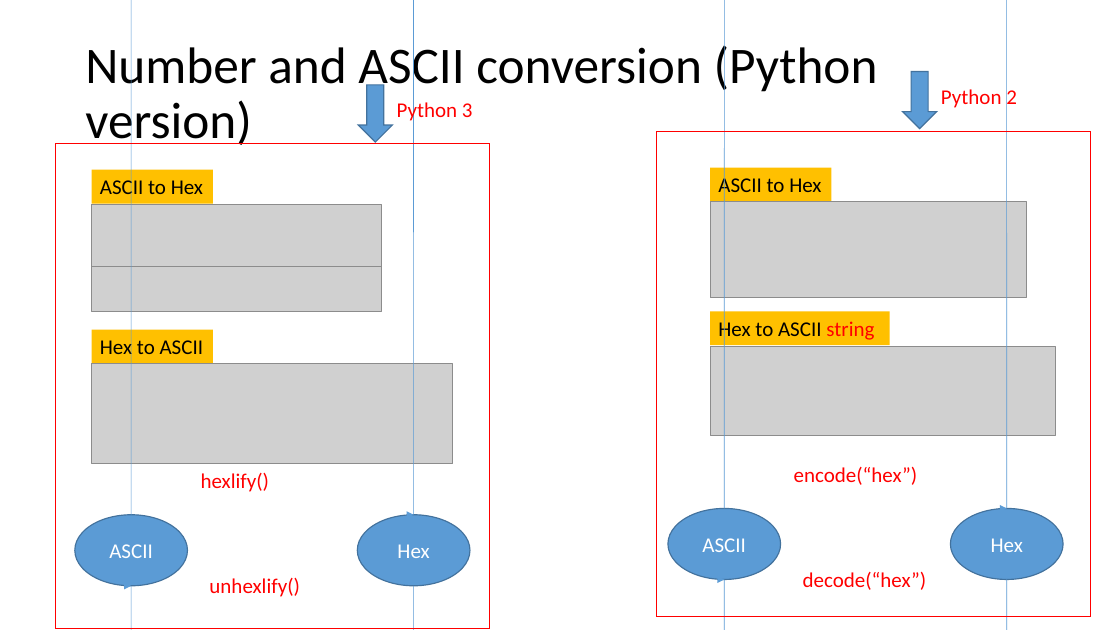
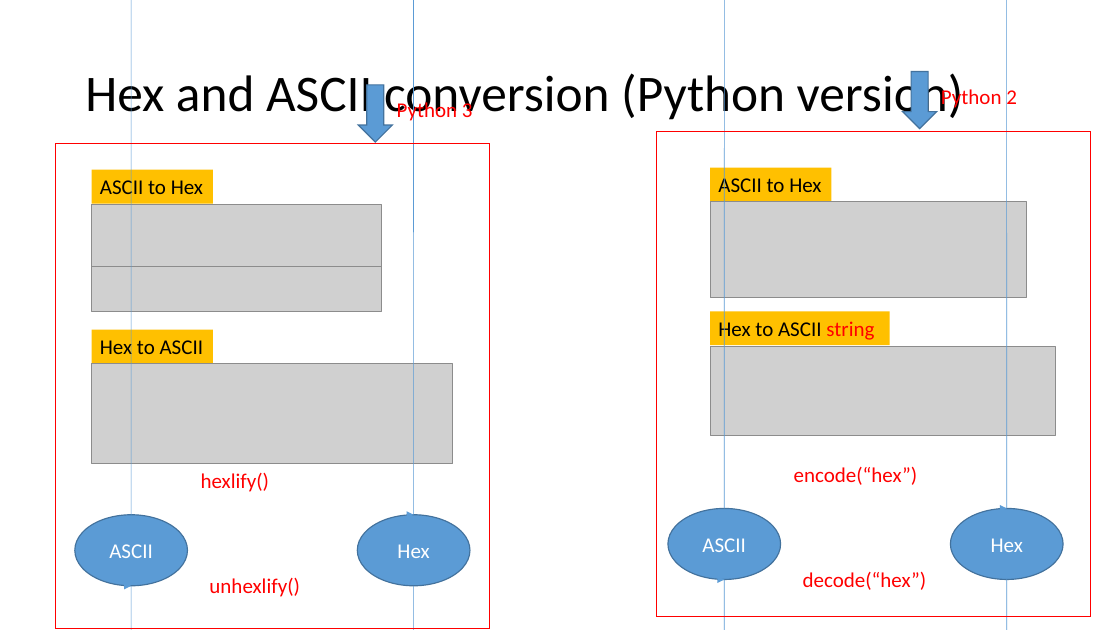
Before and after one commit to frankwxu/digital-forensics-lab, a slide deck: slide 22 of Basic_Computer_Skills_for_Forensics/0_Number_Systems.pptx. Drawn at 1120x630 pixels with LibreOffice and Linux fonts; fonts in the diff are those of the drawing; grey boxes stand for pictures; background and template pictures are left out. Boxes give left, top, right and bottom in pixels: in the first picture for what was removed or moved away, otherwise in the second. Text is boxed around its words. In the diff, an @@ line names an element or a change of style, - is before the commit and + after.

```diff
--- a/Basic_Computer_Skills_for_Forensics/0_Number_Systems.pptx
+++ b/Basic_Computer_Skills_for_Forensics/0_Number_Systems.pptx
@@ title at [85,68,964,123]: text changed @@
-Number and ASCII conversion (Python version)
+Hex and ASCII conversion (Python version)
```
Also in this commit, not shown: 6 other slides changed.
